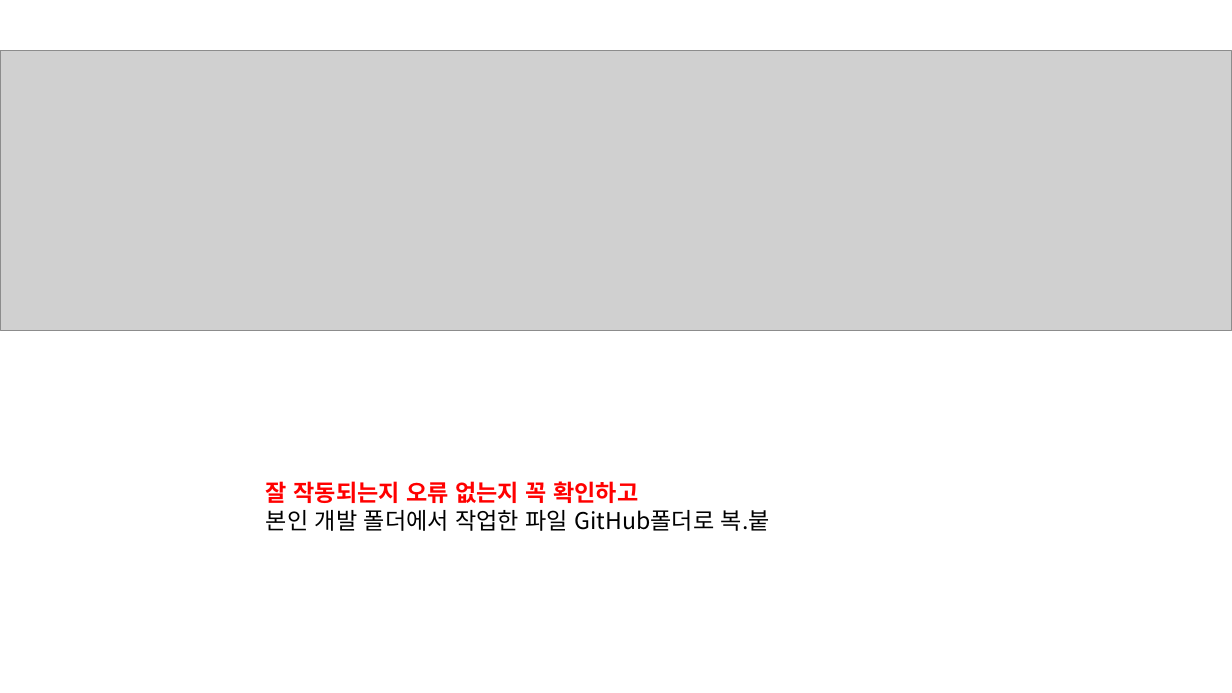
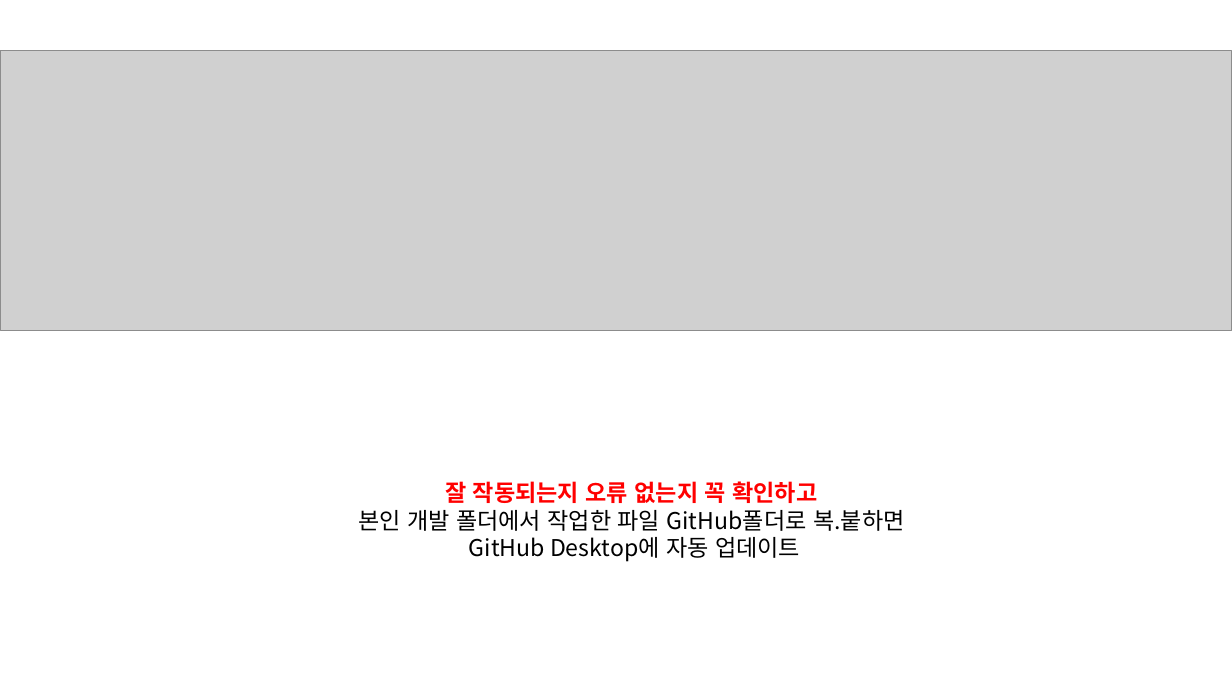
Before and after one commit to choikj129/2021.11.09_MES_nodejs_team, a slide deck: slide 4 of GitHub규칙.pptx. Drawn at 1232x693 pixels with LibreOffice and Linux fonts; fonts in the diff are those of the drawing; grey boxes stand for pictures. Boxes give left, top, right and bottom in pixels: in the first picture for what was removed or moved away, otherwise in the second. Text is boxed around its words. In the diff, an @@ line names an element or a change of style, - is before the commit and + after.

```diff
--- a/GitHub규칙.pptx
+++ b/GitHub규칙.pptx
@@ text at box(445, 481, 817, 503): alignment left to centre @@
@@ text at box(358, 510, 904, 562): text changed @@
-본인 개발 폴더에서 작업한 파일 GitHub폴더로 복.붙
+본인 개발 폴더에서 작업한 파일 GitHub폴더로 복.붙하면
+GitHub Desktop에 자동 업데이트
```
Also in this commit, not shown: 2 other slides changed.
